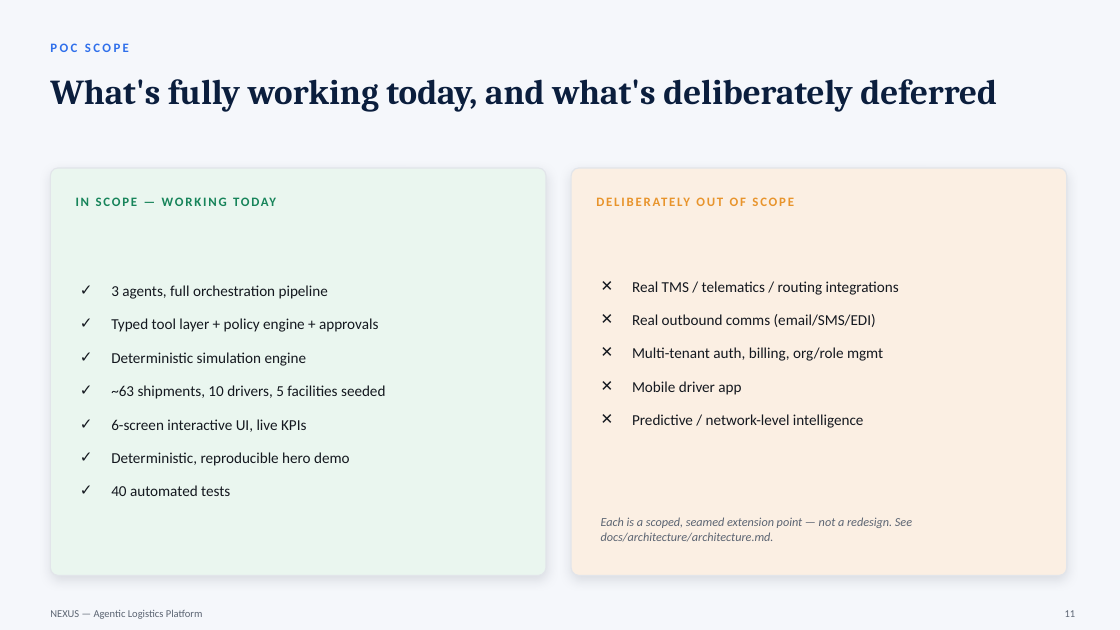
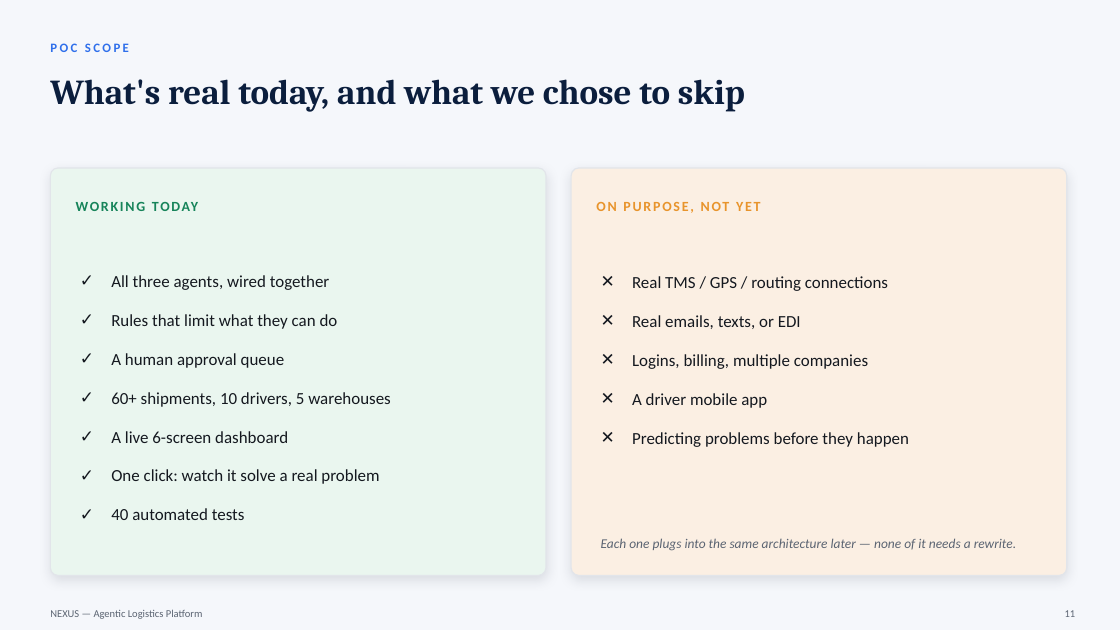
Before and after one commit to fernandogarzaaa/NEXUS, a slide deck: slide 11 of docs/NEXUS-Scoping-Pack.pptx. Drawn at 1120x630 pixels with LibreOffice and Linux fonts; fonts in the diff are those of the drawing. Boxes give left, top, right and bottom in pixels: in the first picture for what was removed or moved away, otherwise in the second. Text is boxed around its words. In the diff, an @@ line names an element or a change of style, - is before the commit and + after.

```diff
--- a/docs/NEXUS-Scoping-Pack.pptx
+++ b/docs/NEXUS-Scoping-Pack.pptx
@@ text at <box>50,79,745,112</box>: text changed @@
-What's fully working today, and what's deliberately deferred
+What's real today, and what we chose to skip
@@ text at <box>76,192,521,221</box>: text changed; size 11 to 12 pt @@
-IN SCOPE — WORKING TODAY
+WORKING TODAY
@@ text at <box>596,202,760,213</box>: text changed; size 11 to 12 pt @@
-DELIBERATELY OUT OF SCOPE
+ON PURPOSE, NOT YET
@@ text "All three agents, wired together": place and size @@
-text "All three agents, wired together" at <box>111,285,385,496</box>
+text "All three agents, wired together" at <box>111,275,391,520</box>
@@ text at <box>111,275,391,484</box>: text changed; size 13 to 14.5 pt @@
-✓ 3 agents, full orchestration pipeline
-✓ Typed tool layer + policy engine + approvals
-✓ Deterministic simulation engine
-✓ ~63 shipments, 10 drivers, 5 facilities seeded
-✓ 6-screen interactive UI, live KPIs
-✓ Deterministic, reproducible hero demo
+✓ All three agents, wired together
+✓ Rules that limit what they can do
+✓ A human approval queue
+✓ 60+ shipments, 10 drivers, 5 warehouses
+✓ A live 6-screen dashboard
+✓ One click: watch it solve a real problem
@@ text at <box>632,276,909,447</box>: text changed; size 13 to 14.5 pt @@
-✕ Real TMS / telematics / routing integrations
-✕ Real outbound comms (email/SMS/EDI)
-✕ Multi-tenant auth, billing, org/role mgmt
-✕ Mobile driver app
-✕ Predictive / network-level intelligence
+✕ Real TMS / GPS / routing connections
+✕ Real emails, texts, or EDI
+✕ Logins, billing, multiple companies
+✕ A driver mobile app
+✕ Predicting problems before they happen
@@ text at <box>111,508,245,520</box>: size 13 to 14.5 pt in "40 automated tests"; more space between paragraphs @@
@@ text at <box>601,538,1016,551</box>: text changed; size 10.5 to 11.5 pt @@
-Each is a scoped, seamed extension point — not a redesign. See docs/architecture/architecture.md.
+Each one plugs into the same architecture later — none of it needs a rewrite.
```
Also in this commit, not shown: 8 other slides changed, 2 slides added, 2 slides removed.
